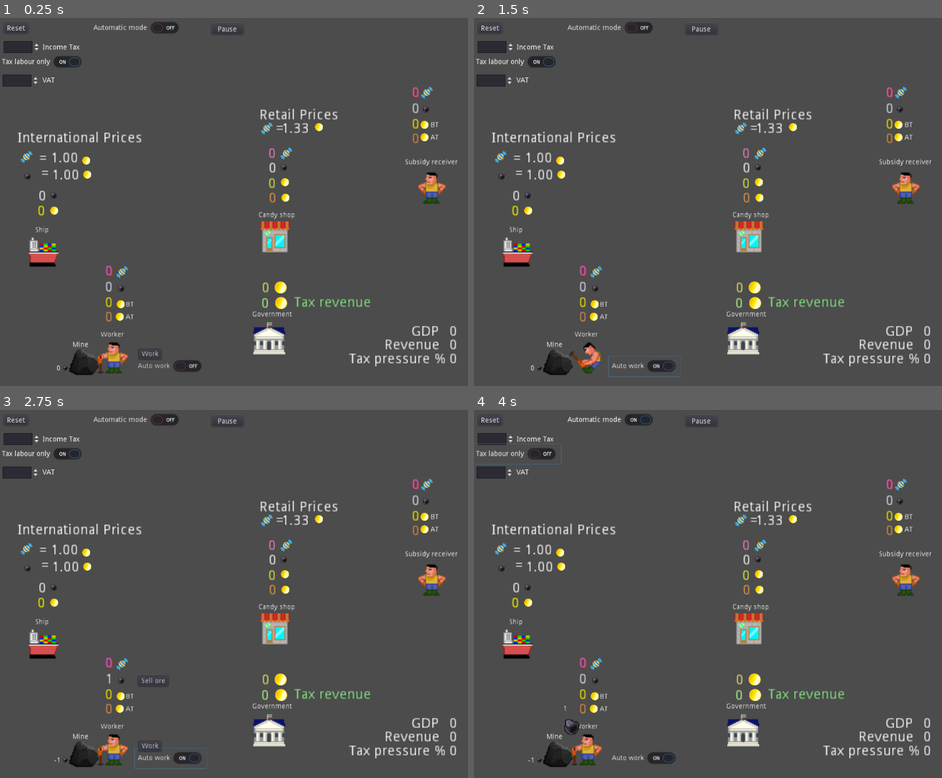
Above: before the commit, frames 1-4 (two rows, left to right).
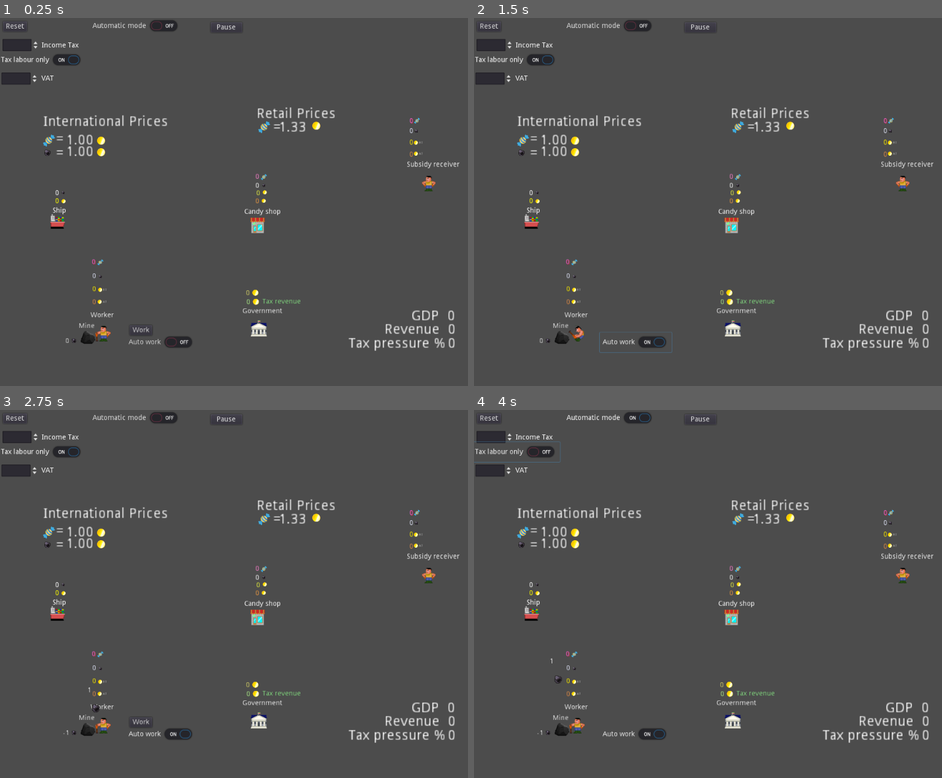
Above: after the commit, the same moments.

Repository: carlostgit/taxes
Game: Godot game, scene res://Control.tscn
The game is run twice, just before and just after one commit, with the same random seed, the same clock (stepped at 60 frames per second) and the same inputs.
Inputs (mouse positions are in pixels of both pictures, inside the frame that each line leads up to):
- Up to frame 1 (0.25 s): no input
- Up to frame 2 (1.5 s): click "Work" at 0.5 s; click "Auto work" at 1.25 s
- Up to frame 3 (2.75 s): click (126, 667) at 2 s, where only the run after the commit has a clickable "Sell ore"
- Up to frame 4 (4 s): click "Automatic mode" at 2.75 s; click "Tax labour only" at 3.5 s

The runs differ from the first frame. In frame 1, 8.3% of the frame differs, in the area x 0-99%, y 0-98%; in frame 2, 8.3%; in frame 3, 8.4%; in frame 4, 8.4%.

Commit message:
se cambia el tamaño de varias cosas. Se arregla problema con la imagesheet de coins

Diff:
--- a/Area2D_candy.tscn
+++ b/Area2D_candy.tscn
@@ -11,6 +11,7 @@
 script = ExtResource( 1 )
 
 [node name="Sprite" type="Sprite" parent="."]
+scale = Vector2( 0.5, 0.5 )
 texture = ExtResource( 2 )
 
 [node name="CollisionShape2D" type="CollisionShape2D" parent="."]
--- a/Area2D_ore.tscn
+++ b/Area2D_ore.tscn
@@ -11,6 +11,7 @@
 script = ExtResource( 1 )
 
 [node name="Sprite" type="Sprite" parent="."]
+scale = Vector2( 0.5, 0.5 )
 texture = ExtResource( 2 )
 
 [node name="CollisionShape2D" type="CollisionShape2D" parent="."]
--- a/Control.tscn
+++ b/Control.tscn
@@ -7,10 +7,10 @@
 pause_mode = 2
 anchor_right = 1.0
 anchor_bottom = 1.0
-margin_left = 1.34662
-margin_top = 4.50102
-margin_right = 1.34662
-margin_bottom = 4.50102
+margin_left = -1.06755
+margin_top = 0.672569
+margin_right = -1.06761
+margin_bottom = 0.672569
 script = ExtResource( 1 )
 
 [node name="Button_reset" type="Button" parent="."]
@@ -52,6 +52,7 @@
 margin_top = 108.192
 margin_right = 78.0
 margin_bottom = 132.192
+max_value = 99.0
 value = 25.0
 suffix = "%"
 
--- a/KinematicBody2D_slacker.tscn
+++ b/KinematicBody2D_slacker.tscn
@@ -7,9 +7,11 @@
 [ext_resource path="res://candy.png" type="Texture" id=5]
 
 [sub_resource type="CapsuleShape2D" id=1]
-radius = 27.0
+radius = 10.1753
+height = 13.5632
 
 [node name="KinematicBody2D_slacker" type="KinematicBody2D"]
+position = Vector2( 0, -3.00001 )
 script = ExtResource( 1 )
 
 [node name="CollisionShape2D" type="CollisionShape2D" parent="."]
@@ -20,18 +22,16 @@
 modulate = Color( 0.929412, 0.713726, 0.713726, 1 )
 use_parent_material = true
 position = Vector2( 0.5, 3.5 )
-scale = Vector2( 2, 2 )
 texture = ExtResource( 2 )
 
 [node name="AnimationPlayer_slacker" type="AnimationPlayer" parent="."]
 
 [node name="Label_money" type="Label" parent="."]
 editor/display_folded = true
-margin_left = -98.7107
-margin_top = -136.464
-margin_right = -58.7107
-margin_bottom = -122.464
-rect_scale = Vector2( 2, 2 )
+margin_left = -68.2106
+margin_top = -84.9639
+margin_right = -28.2106
+margin_bottom = -70.9639
 custom_colors/font_color = Color( 1, 0.941176, 0, 1 )
 custom_colors/font_outline_modulate = Color( 0, 0.945098, 0, 1 )
 text = "0"
@@ -57,11 +57,10 @@
 texture = ExtResource( 3 )
 
 [node name="Label_ore" type="Label" parent="."]
-margin_left = -101.418
-margin_top = -167.172
-margin_right = -60.4178
-margin_bottom = -153.172
-rect_scale = Vector2( 2, 2 )
+margin_left = -69.4179
+margin_top = -108.172
+margin_right = -28.4177
+margin_bottom = -94.1719
 custom_colors/font_color = Color( 0.890196, 0.905882, 0.980392, 1 )
 text = "0"
 align = 2
@@ -76,11 +75,10 @@
 texture = ExtResource( 4 )
 
 [node name="Label_candy" type="Label" parent="."]
-margin_left = -97.468
-margin_top = -198.879
-margin_right = -58.468
-margin_bottom = -184.879
-rect_scale = Vector2( 2, 2 )
+margin_left = -66.9679
+margin_top = -128.379
+margin_right = -27.9679
+margin_bottom = -114.379
 custom_colors/font_color = Color( 0.92549, 0.4, 0.831373, 1 )
 custom_colors/font_color_shadow = Color( 0.713726, 0.207843, 0.207843, 1 )
 text = "0"
@@ -92,18 +90,17 @@
 margin_right = 103.598
 margin_bottom = 64.3535
 rect_scale = Vector2( 0.2, 0.2 )
-hint_tooltip = "Candies owned"
+hint_tooltip = "Candies bought"
 texture = ExtResource( 5 )
 
 [node name="Timer" type="Timer" parent="."]
 wait_time = 2.0
 
 [node name="Label_after_taxes" type="Label" parent="."]
-margin_left = -97.4645
-margin_top = -107.414
-margin_right = -58.4645
-margin_bottom = -92.4142
-rect_scale = Vector2( 2, 2 )
+margin_left = -66.9644
+margin_top = -60.9139
+margin_right = -27.9644
+margin_bottom = -45.9141
 hint_tooltip = "After Tax"
 custom_colors/font_color = Color( 0.890196, 0.560784, 0.290196, 1 )
 text = "0"
@@ -129,31 +126,31 @@
 text = "AT"
 
 [node name="Button_pay_taxes" type="Button" parent="."]
-margin_left = 27.4213
-margin_top = -130.757
-margin_right = 99.4213
-margin_bottom = -110.757
+margin_left = 13.4213
+margin_top = -88.2569
+margin_right = 85.4213
+margin_bottom = -68.2569
 text = "Pay taxes"
 
 [node name="Button_buy_candies" type="Button" parent="."]
-margin_left = 25.0071
-margin_top = -102.121
-margin_right = 114.007
-margin_bottom = -82.1213
+margin_left = 12.5071
+margin_top = -64.6209
+margin_right = 101.507
+margin_bottom = -44.6209
 text = "Buy candies"
 
 [node name="Button_sell_ore" type="Button" parent="."]
-margin_left = 26.5929
-margin_top = -162.172
-margin_right = 86.5929
-margin_bottom = -142.172
+margin_left = 13.5929
+margin_top = -111.672
+margin_right = 73.5929
+margin_bottom = -91.6719
 text = "Sell ore"
 
 [node name="Label" type="Label" parent="."]
-margin_left = -48.0834
-margin_top = -53.8824
-margin_right = 56.9166
-margin_bottom = -39.8824
+margin_left = -41.0834
+margin_top = -40.8824
+margin_right = 63.9166
+margin_bottom = -26.8824
 text = "Subsidy receiver"
 [connection signal="pressed" from="Button_pay_taxes" to="." method="_on_Button_pay_taxes_pressed"]
 [connection signal="pressed" from="Button_buy_candies" to="." method="_on_Button_buy_candies_pressed"]
--- a/KinematicBody2D_worker.tscn
+++ b/KinematicBody2D_worker.tscn
@@ -48,10 +48,10 @@
 anims/working = SubResource( 2 )
 
 [node name="Label_money" parent="." index="3"]
-margin_left = -76.7107
-margin_top = -120.464
-margin_right = -36.7107
-margin_bottom = -106.464
+margin_left = -51.7107
+margin_top = -93.464
+margin_right = -11.7107
+margin_bottom = -79.464
 
 [node name="Label2" parent="Label_money" index="0"]
 margin_left = 53.318
@@ -66,10 +66,10 @@
 margin_bottom = 43.8284
 
 [node name="Label_ore" parent="." index="4"]
-margin_left = -79.418
-margin_top = -151.172
-margin_right = -38.4178
-margin_bottom = -137.172
+margin_left = -52.918
+margin_top = -118.672
+margin_right = -11.9178
+margin_bottom = -104.672
 
 [node name="TextureRect" parent="Label_ore" index="0"]
 margin_left = 45.3323
@@ -78,10 +78,10 @@
 margin_bottom = 45.2223
 
 [node name="Label_candy" parent="." index="5"]
-margin_left = -75.468
-margin_top = -182.879
-margin_right = -36.468
-margin_bottom = -168.879
+margin_left = -51.968
+margin_top = -146.879
+margin_right = -12.968
+margin_bottom = -132.879
 
 [node name="TextureRect" parent="Label_candy" index="0"]
 margin_left = 42.0981
@@ -90,10 +90,10 @@
 margin_bottom = 65.3535
 
 [node name="Label_after_taxes" parent="." index="7"]
-margin_left = -75.4645
-margin_top = -91.414
-margin_right = -36.4645
-margin_bottom = -76.4142
+margin_left = -50.9645
+margin_top = -67.414
+margin_right = -11.9645
+margin_bottom = -52.4142
 
 [node name="TextureRect2" parent="Label_after_taxes" index="0"]
 margin_left = 42.1821
@@ -108,22 +108,22 @@
 margin_bottom = 19.0
 
 [node name="Button_pay_taxes" parent="." index="8"]
-margin_left = 54.4213
-margin_top = -112.757
-margin_right = 126.421
-margin_bottom = -92.757
+margin_left = 17.9213
+margin_top = -96.757
+margin_right = 89.9213
+margin_bottom = -76.757
 
 [node name="Button_buy_candies" parent="." index="9"]
-margin_left = 52.0071
-margin_top = -84.121
-margin_right = 141.007
-margin_bottom = -64.121
+margin_left = 18.5071
+margin_top = -71.621
+margin_right = 107.507
+margin_bottom = -51.621
 
 [node name="Button_sell_ore" parent="." index="10"]
-margin_left = 53.5929
-margin_top = -144.172
-margin_right = 113.593
-margin_bottom = -124.172
+margin_left = 17.0929
+margin_top = -122.672
+margin_right = 77.093
+margin_bottom = -102.672
 
 [node name="Button_work" type="Button" parent="." index="11"]
 margin_left = 55.0
@@ -142,9 +142,9 @@
 text = "Auto work"
 
 [node name="Label" parent="." index="14"]
-margin_left = -21.0834
-margin_top = -49.8824
-margin_right = 83.9166
-margin_bottom = -35.8824
+margin_left = -22.5834
+margin_top = -40.8824
+margin_right = 82.4166
+margin_bottom = -26.8824
 text = "Worker"
 [connection signal="pressed" from="Button_work" to="." method="_on_Button_work_pressed"]
--- a/Node2D.tscn
+++ b/Node2D.tscn
@@ -21,20 +21,20 @@
 [ext_resource path="res://background.png" type="Texture" id=19]
 
 [sub_resource type="RectangleShape2D" id=1]
-extents = Vector2( 15.7211, 21.0329 )
+extents = Vector2( 15.7211, 11.9228 )
 
 [sub_resource type="Animation" id=2]
 length = 0.6
 loop = true
 
 [sub_resource type="RectangleShape2D" id=3]
-extents = Vector2( 25.1285, 23.6819 )
+extents = Vector2( 13.2726, 14.2859 )
 
 [sub_resource type="RectangleShape2D" id=4]
-extents = Vector2( 16.7979, 26.0683 )
+extents = Vector2( 16.5455, 17.9392 )
 
 [sub_resource type="RectangleShape2D" id=5]
-extents = Vector2( 28.5585, 25.6889 )
+extents = Vector2( 10.8514, 10.4434 )
 
 [node name="Node2D" type="Node2D"]
 pause_mode = 1
@@ -45,120 +45,125 @@
 
 [node name="ship" type="StaticBody2D" parent="."]
 editor/display_folded = true
-position = Vector2( 92.0482, 468.649 )
-scale = Vector2( 2, 2 )
+position = Vector2( 124.575, 414.909 )
 script = ExtResource( 2 )
 
 [node name="Label_int_prices" type="Label" parent="ship"]
-margin_left = -24.4742
-margin_top = -116.537
-margin_right = 104.526
-margin_bottom = -102.537
+margin_left = -26.5955
+margin_top = -209.168
+margin_right = 102.405
+margin_bottom = -195.168
+rect_scale = Vector2( 2, 2 )
 text = "International Prices"
 
 [node name="TextureRect_candy_IP" type="TextureRect" parent="ship"]
-margin_left = -21.3618
-margin_top = -97.5366
-margin_right = 42.6382
-margin_bottom = -33.5366
-rect_scale = Vector2( 0.2, 0.2 )
+margin_left = -28.4329
+margin_top = -171.076
+margin_right = 35.5671
+margin_bottom = -107.076
+rect_scale = Vector2( 0.4, 0.4 )
 texture = ExtResource( 3 )
 
 [node name="Label_candy_IP" type="Label" parent="ship"]
-margin_left = 9.02386
-margin_top = -96.8286
-margin_right = 37.0239
-margin_bottom = -82.8286
+margin_left = 18.2163
+margin_top = -171.782
+margin_right = 46.2163
+margin_bottom = -157.782
+rect_scale = Vector2( 2, 2 )
 text = "1.00"
 align = 2
 
 [node name="Label_ore_IP" type="Label" parent="ship"]
-margin_left = 9.73553
-margin_top = -79.8586
-margin_right = 37.7355
-margin_bottom = -65.8586
+margin_left = 18.2208
+margin_top = -149.155
+margin_right = 46.2208
+margin_bottom = -135.155
+rect_scale = Vector2( 2, 2 )
 text = "1.00"
 align = 2
 
 [node name="TextureRect2" type="TextureRect" parent="ship"]
-margin_left = 40.8398
-margin_top = -92.2647
-margin_right = 80.8398
-margin_bottom = -52.2647
-rect_scale = Vector2( 0.2, 0.2 )
+margin_left = 81.145
+margin_top = -165.804
+margin_right = 121.145
+margin_bottom = -125.804
+rect_scale = Vector2( 0.4, 0.4 )
 texture = ExtResource( 4 )
 
 [node name="TextureRect3" type="TextureRect" parent="ship"]
-margin_left = 42.0203
-margin_top = -78.3442
-margin_right = 82.0203
-margin_bottom = -38.3442
-rect_scale = Vector2( 0.2, 0.2 )
+margin_left = 80.9113
+margin_top = -142.691
+margin_right = 120.911
+margin_bottom = -102.691
+rect_scale = Vector2( 0.4, 0.4 )
 texture = ExtResource( 4 )
 
 [node name="Label_eq_candy_IP" type="Label" parent="ship"]
-margin_left = -1.76569
-margin_top = -97.248
-margin_right = 6.23431
-margin_bottom = -83.248
+margin_left = -0.585785
+margin_top = -174.782
+margin_right = 7.41422
+margin_bottom = -160.782
+rect_scale = Vector2( 2, 2 )
 text = "="
 
 [node name="Label_eq_ore_IP" type="Label" parent="ship"]
-margin_left = -0.351624
-margin_top = -81.6923
-margin_right = 7.64838
-margin_bottom = -67.6923
+margin_left = -1.05874
+margin_top = -147.453
+margin_right = 6.94126
+margin_bottom = -133.453
+rect_scale = Vector2( 2, 2 )
 text = "="
 
 [node name="TextureRect_ore_IP" type="TextureRect" parent="ship"]
-margin_left = -17.8288
-margin_top = -75.6154
-margin_right = 25.1712
-margin_bottom = -34.6154
-rect_scale = Vector2( 0.2, 0.2 )
+margin_left = -27.0212
+margin_top = -142.084
+margin_right = 15.9788
+margin_bottom = -101.084
+rect_scale = Vector2( 0.4, 0.4 )
 texture = ExtResource( 5 )
 
 [node name="Label_ore" type="Label" parent="ship"]
-margin_left = -34.5019
-margin_top = -59.0478
-margin_right = 5.49815
-margin_bottom = -45.0478
+margin_left = -54.0
+margin_top = -60.4142
+margin_right = 5.0
+margin_bottom = -46.4142
+hint_tooltip = "Ore exported"
 text = "0"
 align = 2
 
 [node name="TextureRect2" type="TextureRect" parent="ship/Label_ore"]
-margin_left = 43.4382
+margin_left = 62.5301
 margin_top = 1.78406
-margin_right = 86.4382
+margin_right = 105.53
 margin_bottom = 42.7841
 rect_scale = Vector2( 0.2, 0.2 )
-hint_tooltip = "Ore"
+hint_tooltip = "Ore exported"
 texture = ExtResource( 5 )
 
 [node name="Label_money" type="Label" parent="ship"]
-margin_left = -34.8554
-margin_top = -44.1986
-margin_right = 5.14459
-margin_bottom = -30.1986
+margin_left = -54.0
+margin_top = -44.0
+margin_right = 5.0
+margin_bottom = -30.0
+hint_tooltip = "Income of coins"
 custom_colors/font_color = Color( 1, 1, 0, 1 )
 text = "0"
 align = 2
 
 [node name="TextureRect4" type="TextureRect" parent="ship/Label_money"]
-margin_left = 43.99
-margin_top = 1.91989
-margin_right = 83.99
-margin_bottom = 41.9199
+margin_left = 63.789
+margin_top = 2.62698
+margin_right = 103.789
+margin_bottom = 42.627
 rect_scale = Vector2( 0.2, 0.2 )
-hint_tooltip = "Coins Before Tax"
+hint_tooltip = "Income of coins"
 texture = ExtResource( 4 )
 
 [node name="Label" type="Label" parent="ship"]
-margin_left = -6.00002
-margin_top = -21.5
-margin_right = 34.0
-margin_bottom = -7.50005
-rect_scale = Vector2( 0.5, 0.5 )
+margin_left = -8.00004
+margin_top = -24.5
+margin_right = 32.0
+margin_bottom = -10.5
 text = "Ship"
 
 [node name="ship2" type="Sprite" parent="ship"]
@@ -166,27 +171,27 @@
 texture = ExtResource( 6 )
 
 [node name="CollisionShape2D" type="CollisionShape2D" parent="ship"]
-position = Vector2( 1.41422, 5.65686 )
+position = Vector2( 3.53555, 3.53554 )
 shape = SubResource( 1 )
 
 [node name="AnimationPlayer_worker" type="AnimationPlayer" parent="."]
 anims/Walk = SubResource( 2 )
 
 [node name="KinematicBody2D_slacker" parent="." instance=ExtResource( 7 )]
-position = Vector2( 866.794, 343.167 )
+position = Vector2( 865.38, 338.924 )
 _shop_path = NodePath("../StaticBody2D_shop")
 _ship_path = NodePath("../ship")
 _government = NodePath("../StaticBody2D_government")
 
 [node name="KinematicBody2D_worker" parent="." instance=ExtResource( 8 )]
-position = Vector2( 231.988, 683.516 )
+position = Vector2( 215.725, 639.675 )
 _shop_path = NodePath("../StaticBody2D_shop")
 _ship_path = NodePath("../ship")
 _government = NodePath("../StaticBody2D_government")
 
 [node name="Area2D_mine" type="Area2D" parent="."]
 editor/display_folded = true
-position = Vector2( 174.389, 688.913 )
+position = Vector2( 184.996, 639.415 )
 script = ExtResource( 9 )
 _node_path_worker = NodePath("../KinematicBody2D_worker")
 
@@ -195,15 +200,14 @@
 shape = SubResource( 3 )
 
 [node name="mine" type="Sprite" parent="Area2D_mine"]
-position = Vector2( 1.92893, 5.84597 )
-scale = Vector2( 2, 2 )
+position = Vector2( 1.92893, 10.0886 )
 texture = ExtResource( 10 )
 
 [node name="Label_ore" type="Label" parent="Area2D_mine"]
-margin_left = -75.4143
-margin_top = 11.9898
-margin_right = -44.4143
-margin_bottom = 25.9898
+margin_left = -66.2219
+margin_top = 11.2827
+margin_right = -35.2219
+margin_bottom = 25.2827
 text = "0"
 align = 2
 
@@ -217,10 +221,10 @@
 texture = ExtResource( 5 )
 
 [node name="Label" type="Label" parent="Area2D_mine"]
-margin_left = -20.0
-margin_top = -34.9999
-margin_right = 20.0
-margin_bottom = -20.9999
+margin_left = -16.4644
+margin_top = -19.4435
+margin_right = 23.5356
+margin_bottom = -5.4435
 text = "Mine"
 
 [node name="Area2D_ore" parent="." instance=ExtResource( 11 )]
@@ -232,25 +236,25 @@
 position = Vector2( -189, 201 )
 
 [node name="StaticBody2D_shop" type="StaticBody2D" parent="."]
-position = Vector2( 530.059, 415.789 )
+editor/display_folded = true
+position = Vector2( 526.523, 417.203 )
 script = ExtResource( 13 )
 _government = NodePath("../StaticBody2D_government")
 
 [node name="CollisionShape2D" type="CollisionShape2D" parent="StaticBody2D_shop"]
-position = Vector2( 25.0945, 22.0884 )
+position = Vector2( -1.55388, 10.4965 )
 shape = SubResource( 4 )
 
 [node name="shop" type="Sprite" parent="StaticBody2D_shop"]
-position = Vector2( 29.8625, 29.9221 )
-scale = Vector2( 2, 2 )
+position = Vector2( 0.163952, 9.4159 )
 texture = ExtResource( 14 )
 
 [node name="Label_money" type="Label" parent="StaticBody2D_shop"]
-margin_left = -45.0001
-margin_top = -89.9999
-margin_right = -7.00009
-margin_bottom = -75.9999
-rect_scale = Vector2( 2, 2 )
+margin_left = -33.3347
+margin_top = -61.5354
+margin_right = 4.66534
+margin_bottom = -47.5354
+hint_tooltip = "Coins Before Tax"
 custom_colors/font_color = Color( 0.913725, 0.952941, 0.254902, 1 )
 text = "0"
 align = 2
@@ -265,76 +269,74 @@
 texture = ExtResource( 4 )
 
 [node name="Label_ore" type="Label" parent="StaticBody2D_shop"]
-margin_left = -40.1037
-margin_top = -120.763
-margin_right = -4.10369
-margin_bottom = -106.763
-rect_scale = Vector2( 2, 2 )
+margin_left = -31.9382
+margin_top = -77.2984
+margin_right = 4.06178
+margin_bottom = -63.2984
 text = "0"
 align = 2
 
 [node name="TextureRect" type="TextureRect" parent="StaticBody2D_shop/Label_ore"]
-margin_left = 38.5858
+margin_left = 40.0
 margin_top = 1.93945
-margin_right = 81.5858
+margin_right = 83.0
 margin_bottom = 42.9395
 rect_scale = Vector2( 0.2, 0.2 )
 hint_tooltip = "Ore"
 texture = ExtResource( 5 )
 
 [node name="Label_candy" type="Label" parent="StaticBody2D_shop"]
-editor/display_folded = true
-margin_left = -41.0
-margin_top = -150.435
-margin_right = -4.00006
-margin_bottom = -136.435
-rect_scale = Vector2( 2, 2 )
+margin_left = -64.3344
+margin_top = -95.0354
+margin_right = 3.66556
+margin_bottom = -81.0354
+hint_tooltip = "Candies sold"
 custom_colors/font_color = Color( 0.988235, 0.509804, 0.811765, 1 )
 text = "0"
 align = 2
 
 [node name="TextureRect" type="TextureRect" parent="StaticBody2D_shop/Label_candy"]
-margin_left = 39.9824
-margin_top = -0.0606537
-margin_right = 103.982
-margin_bottom = 63.9393
+margin_left = 70.3881
+margin_top = 0.646439
+margin_right = 134.388
+margin_bottom = 64.6464
 rect_scale = Vector2( 0.2, 0.2 )
-hint_tooltip = "Candies"
+hint_tooltip = "Candies sold"
 texture = ExtResource( 3 )
 
 [node name="Label_after_taxes" type="Label" parent="StaticBody2D_shop"]
-margin_left = -40.0251
-margin_top = -61.2379
-margin_right = -3.02515
-margin_bottom = -47.2379
-rect_scale = Vector2( 2, 2 )
+margin_left = -58.7487
+margin_top = -45.7071
+margin_right = 3.25131
+margin_bottom = -31.7071
+hint_tooltip = "Coins After Tax"
 custom_colors/font_color = Color( 0.929412, 0.607843, 0.270588, 1 )
 text = "0"
 align = 2
 
 [node name="TextureRect" type="TextureRect" parent="StaticBody2D_shop/Label_after_taxes"]
-margin_left = 41.1464
-margin_top = 2.35358
-margin_right = 81.1464
-margin_bottom = 42.3536
+margin_left = 67.3095
+margin_top = 1.64649
+margin_right = 107.309
+margin_bottom = 41.6465
 rect_scale = Vector2( 0.2, 0.2 )
 hint_tooltip = "Coins After Tax"
 texture = ExtResource( 4 )
 
 [node name="Button_pay_taxes" type="Button" parent="StaticBody2D_shop"]
-margin_left = 77.7011
-margin_top = -88.3239
-margin_right = 149.701
-margin_bottom = -68.3239
+margin_left = 27.3664
+margin_top = -65.8594
+margin_right = 99.3664
+margin_bottom = -45.8594
 text = "Pay taxes"
 
 [node name="Timer" type="Timer" parent="StaticBody2D_shop"]
 
 [node name="Label" type="Label" parent="StaticBody2D_shop"]
-margin_left = -3.56679
-margin_top = -21.3839
-margin_right = 69.4332
-margin_bottom = -7.38385
+margin_left = -26.9014
+margin_top = -24.9195
+margin_right = 46.0986
+margin_bottom = -10.9194
 text = "Candy shop"
 
 [node name="Control_prices" type="Control" parent="StaticBody2D_shop"]
@@ -389,26 +391,24 @@
 position = Vector2( -192, 290 )
 
 [node name="StaticBody2D_government" type="StaticBody2D" parent="."]
-editor/display_folded = true
-position = Vector2( 544.155, 646.137 )
+position = Vector2( 525.77, 630.581 )
 script = ExtResource( 16 )
 _slacker_path = NodePath("../KinematicBody2D_slacker")
 
 [node name="government" type="Sprite" parent="StaticBody2D_government"]
 position = Vector2( 2.99994, 1.48199 )
-scale = Vector2( 2, 2 )
 texture = ExtResource( 17 )
 
 [node name="CollisionShape2D" type="CollisionShape2D" parent="StaticBody2D_government"]
-position = Vector2( 2.74994, 7.16422 )
+position = Vector2( 2.74994, 4.33579 )
 shape = SubResource( 5 )
 
 [node name="Label_money" type="Label" parent="StaticBody2D_government"]
-margin_left = -63.6761
-margin_top = -111.882
-margin_right = -29.6761
-margin_bottom = -97.8822
-rect_scale = Vector2( 2, 2 )
+margin_left = -48.8268
+margin_top = -75.8195
+margin_right = -14.8268
+margin_bottom = -61.8195
+hint_tooltip = "Coins stored"
 custom_colors/font_color = Color( 0.933333, 0.913725, 0.439216, 1 )
 text = "0"
 align = 2
@@ -423,11 +423,11 @@
 texture = ExtResource( 4 )
 
 [node name="Label_collected" type="Label" parent="StaticBody2D_government"]
-margin_left = -76.6766
-margin_top = -80.8824
-margin_right = -35.6766
-margin_bottom = -66.8824
-rect_scale = Vector2( 2, 2 )
+margin_left = -54.7562
+margin_top = -58.2549
+margin_right = -13.7562
+margin_bottom = -44.2549
+hint_tooltip = "Tax Revenue"
 custom_colors/font_color = Color( 0.729412, 1, 0.576471, 1 )
 text = "0"
 align = 2
@@ -438,7 +438,7 @@
 margin_right = 86.4127
 margin_bottom = 39.6519
 rect_scale = Vector2( 0.3, 0.3 )
-hint_tooltip = "Tax revenue"
+hint_tooltip = "Tax Revenue"
 texture = ExtResource( 4 )
 
 [node name="Label_collected_text" type="Label" parent="StaticBody2D_government/Label_collected"]
@@ -452,10 +452,10 @@
 [node name="Timer" type="Timer" parent="StaticBody2D_government"]
 
 [node name="Label" type="Label" parent="StaticBody2D_government"]
-margin_left = -31.0001
-margin_top = -53.0002
-margin_right = 48.9999
-margin_bottom = -39.0002
+margin_left = -29.5859
+margin_top = -39.5651
+margin_right = 50.4141
+margin_bottom = -25.5651
 text = "Government"
 
 [node name="Control_info" type="Control" parent="."]
@@ -467,51 +467,51 @@
 script = ExtResource( 18 )
 
 [node name="Label_GDP_text" type="Label" parent="Control_info"]
-margin_left = 128.142
-margin_top = 13.1005
-margin_right = 168.142
-margin_bottom = 27.1005
+margin_left = 129.556
+margin_top = -13.7696
+margin_right = 169.556
+margin_bottom = 0.230383
 rect_scale = Vector2( 2, 2 )
 text = "GDP"
 align = 2
 
 [node name="Label_GDP" type="Label" parent="Control_info"]
-margin_left = 227.77
-margin_top = 12.6863
-margin_right = 267.77
-margin_bottom = 27.6863
+margin_left = 226.356
+margin_top = -14.1838
+margin_right = 266.356
+margin_bottom = 0.816183
 rect_scale = Vector2( 2, 2 )
 text = "0"
 
 [node name="Label_revenue_text" type="Label" parent="Control_info"]
-margin_left = 99.3935
-margin_top = 39.5858
-margin_right = 154.393
-margin_bottom = 53.5858
+margin_left = 100.808
+margin_top = 12.7157
+margin_right = 155.808
+margin_bottom = 26.7157
 rect_scale = Vector2( 2, 2 )
 text = "Revenue"
 
 [node name="Label_revenue" type="Label" parent="Control_info"]
-margin_left = 228.356
-margin_top = 39.8787
-margin_right = 268.356
-margin_bottom = 53.8787
+margin_left = 226.942
+margin_top = 13.0086
+margin_right = 266.942
+margin_bottom = 27.0086
 rect_scale = Vector2( 2, 2 )
 text = "0"
 
 [node name="Label_revenue_per_GDP" type="Label" parent="Control_info"]
-margin_left = 228.356
-margin_top = 67.5356
-margin_right = 268.356
-margin_bottom = 81.5356
+margin_left = 226.942
+margin_top = 40.6655
+margin_right = 266.942
+margin_bottom = 54.6655
 rect_scale = Vector2( 2, 2 )
 text = "0"
 
 [node name="Label_revenue_per_GDP_text" type="Label" parent="Control_info"]
-margin_left = 27.8458
-margin_top = 67.6569
-margin_right = 124.846
-margin_bottom = 81.6569
+margin_left = 29.26
+margin_top = 40.7868
+margin_right = 126.26
+margin_bottom = 54.7868
 rect_scale = Vector2( 2, 2 )
 text = "Tax pressure %"
 
--- a/Node2D_Coin.tscn
+++ b/Node2D_Coin.tscn
@@ -28,6 +28,7 @@
 
 [node name="Sprite_Coin" type="Sprite" parent="."]
 position = Vector2( -1, 0 )
+scale = Vector2( 0.5, 0.5 )
 texture = ExtResource( 2 )
 vframes = 4
 
Binary file changed: coins.png
Binary file added: coins_old.png
Not shown, added: coins_old.png.import
